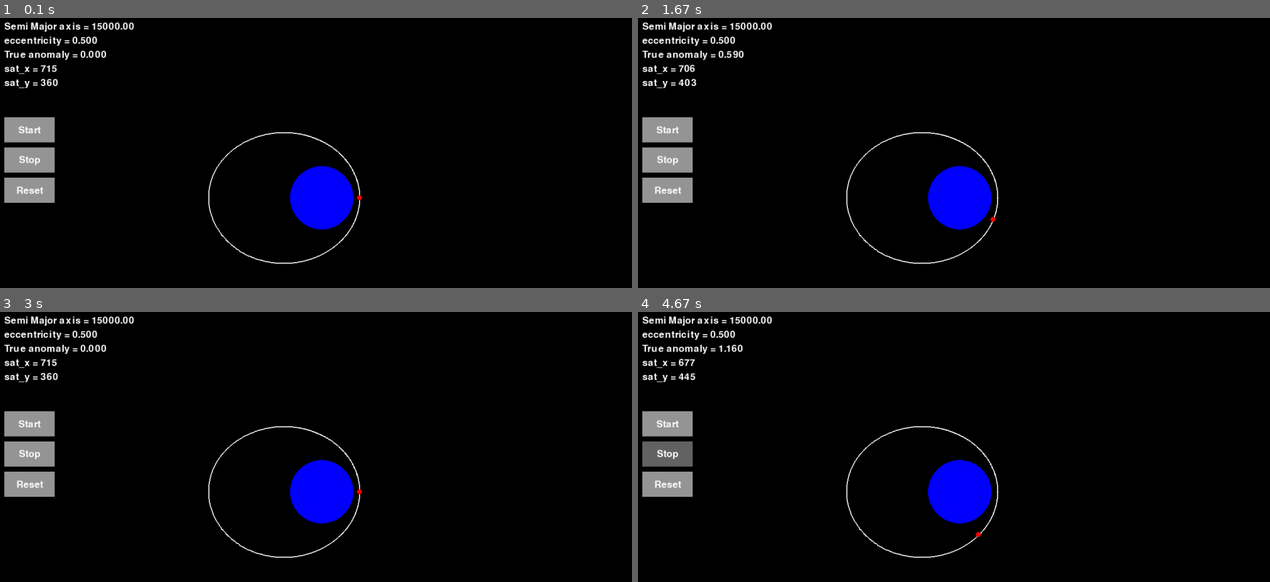
Above: before the commit, frames 1-4 (two rows, left to right).
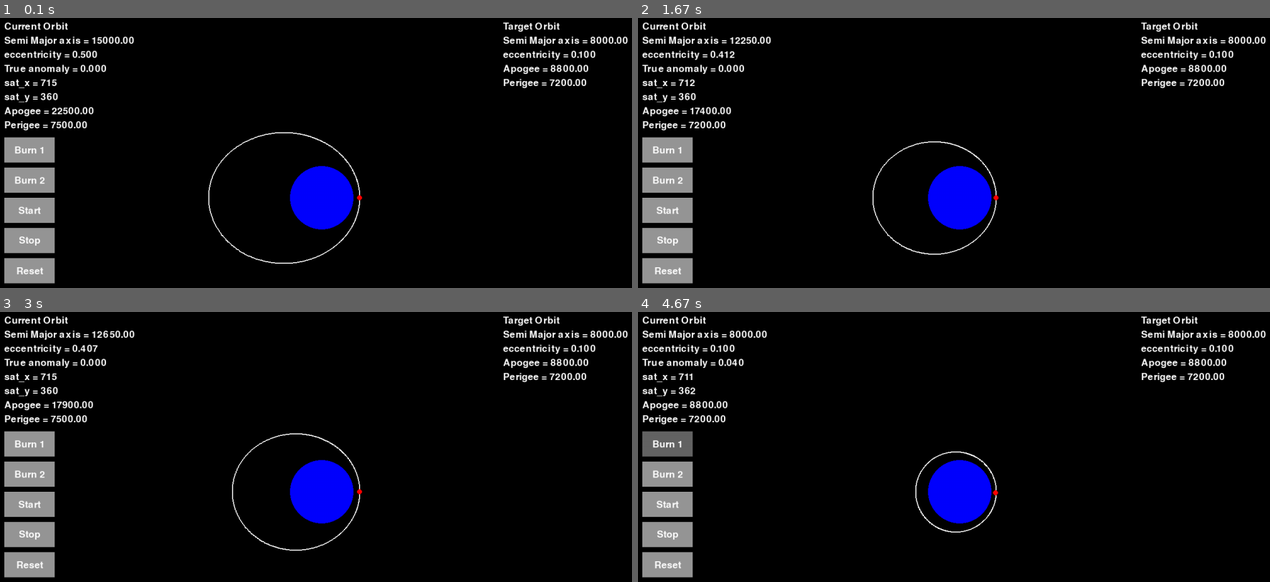
Above: after the commit, the same moments.

Repository: Vinayak2005917/Hohmann-Transfer-visualizer-using-pygame
Game: pygame game, started from main.py
The game is run twice, just before and just after one commit, with the same random seed, the same clock (stepped at 60 frames per second) and the same inputs.
Inputs (mouse positions are in pixels of both pictures, inside the frame that each line leads up to):
- Up to frame 1 (0.1 s): no input
- Up to frame 2 (1.67 s): click (669, 180) at 0.38 s, where only the run after the commit has a clickable "Burn 2"; press the mouse at (669, 150) at 0.7 s; move the mouse to (739, 136) at 0.8 s; release the mouse at (808, 126) at 0.93 s; click "Start" at 1.05 s; press the mouse at (669, 239) at 1.37 s; move the mouse to (808, 285) at 1.47 s; release the mouse at (outside the picture) at 1.6 s
- Up to frame 3 (3 s): press the mouse at (31, 474) at 1.7 s; move the mouse to (170, 506) at 1.8 s; release the mouse at (316, 541) at 1.93 s; press the mouse at (31, 565) at 2.03 s; move the mouse to (outside the picture) at 2.13 s; release the mouse at (outside the picture) at 2.27 s; press the mouse at (31, 444) at 2.37 s; move the mouse to (132, 438) at 2.47 s; release the mouse at (240, 436) at 2.6 s; press the mouse at (31, 503) at 2.7 s; move the mouse to (107, 511) at 2.8 s; release the mouse at (189, 522) at 2.93 s
- Up to frame 4 (4.67 s): press the mouse at (669, 474) at 3.03 s; move the mouse to (751, 514) at 3.13 s; release the mouse at (840, 557) at 3.27 s; click "Start" at 3.38 s; press the mouse at (669, 503) at 3.7 s; move the mouse to (777, 552) at 3.8 s; release the mouse at (outside the picture) at 3.93 s; click (669, 444) at 4.55 s, where only the run after the commit has a clickable "Burn 1"

The runs differ from the first frame. In frame 1, 6.5% of the frame differs, in the area x 0-100%, y 1-99%; in frame 2, 7.3%; in frame 3, 7.2%; in frame 4, 7.4%.

Commit message:
added the two hohmann transfer burns

Diff:
--- a/main.py
+++ b/main.py
@@ -13,17 +13,26 @@
 button_color = (150,150,150)
 button_hover_color = (100,100,100)
 
+#Burn 1 button
+Burn1_button_rect = pygame.Rect(10, 240, 100, 50)
+Burn1_button_text = font.render('Burn 1', True, (255, 255, 255))
+
+#Burn 2 button
+Burn2_button_rect = pygame.Rect(10, 300, 100, 50)
+Burn2_button_text = font.render('Burn 2', True, (255, 255, 255))
+
 #start button
-start_button_rect = pygame.Rect(10, 200, 100, 50)
+start_button_rect = pygame.Rect(10, 360, 100, 50)
 start_button_text = font.render('Start', True, (255, 255, 255))
 
 #stop button
-stop_button_rect = pygame.Rect(10, 260, 100, 50)
+stop_button_rect = pygame.Rect(10, 420, 100, 50)
 stop_button_text = font.render('Stop', True, (255, 255, 255))
 
 #reset button
-reset_button_rect = pygame.Rect(10, 320, 100, 50)
+reset_button_rect = pygame.Rect(10, 480, 100, 50)
 reset_button_text = font.render('Reset', True, (255, 255, 255))
+
 
 # Set up the display
 WIDTH, HEIGHT = 1280,720
@@ -37,6 +46,7 @@
 
 #orbits
 Orbit1 = Orbit(15000,0.5)
+Orbit2 = Orbit(8000,0.1)
 
 #True anomaly for the satellite
 theta = 0
@@ -50,7 +60,9 @@
 	y = int((r*np.sin(i)/100)+zeroy)
 	pointslist.append((x,y))
 
-run = False
+run_sat = False
+Burn1 = False
+Burn2 = False
 # Main loop
 running = True
 while running:
@@ -64,8 +76,6 @@
 	#earth
 	pygame.draw.circle(window, (0, 0, 255), (zerox, zeroy), earth_radius)
 
-	#Orbit
-	pygame.draw.polygon(window, (255, 255, 255), pointslist, width=2)
 
 	#Satellite
 	r = (Orbit1.semi_major_axis*(1-(Orbit1.eccentricity**2)))/(1+Orbit1.eccentricity*np.cos(theta))
@@ -73,30 +83,132 @@
 	sat_y = int((r*np.sin(theta)/100)+zeroy)
 
 	#updating the sat position
-	if run:
+	if run_sat:
 		time.sleep(0.01)
 		theta += 0.01
+
+	if Burn1:
+		theta = 0
+
+		# Recalculate current perigee/apogee first
+		current_perigee = Orbit1.semi_major_axis * (1 - Orbit1.eccentricity)
+		current_apogee = Orbit1.semi_major_axis * (1 + Orbit1.eccentricity)
+		Orbit1.apogee = current_apogee
+		Orbit1.perigee = current_perigee
+
+		if Orbit1.apogee > Orbit2.apogee:
+
+			# Decrease apogee gradually
+			increment = 100
+			new_apogee = current_apogee - increment
+
+			Orbit1.semi_major_axis = (current_perigee + new_apogee) / 2
+			Orbit1.eccentricity = (new_apogee - current_perigee) / (new_apogee + current_perigee)
+
+
+			pointslist = []
+			for i in range(0,628):
+				i = i / 100
+				r = (Orbit1.semi_major_axis*(1-(Orbit1.eccentricity**2)))/(1+Orbit1.eccentricity*np.cos(i))
+				x = int((r*np.cos(i)/100)+zerox)
+				y = int((r*np.sin(i)/100)+zeroy)
+				pointslist.append((x,y))
+		else:
+			Burn1 = False
+	if Burn2:
+		# Recalculate current perigee/apogee first
+		current_perigee = Orbit1.semi_major_axis * (1 - Orbit1.eccentricity)
+		current_apogee = Orbit1.semi_major_axis * (1 + Orbit1.eccentricity)
+		Orbit1.apogee = current_apogee
+		Orbit1.perigee = current_perigee
+
+		if Orbit1.perigee > Orbit2.perigee+10:#tolerance of 10
+			theta = 3.1415
+
+			# Decrease apogee gradually
+			increment = 100
+			new_perigee = current_perigee - increment
+
+			Orbit1.semi_major_axis = (new_perigee + current_apogee) / 2
+			Orbit1.eccentricity = (current_apogee - new_perigee) / (current_apogee + new_perigee)
+
+
+			pointslist = []
+			for i in range(0,628):
+				i = i / 100
+				r = (Orbit1.semi_major_axis*(1-(Orbit1.eccentricity**2)))/(1+Orbit1.eccentricity*np.cos(i))
+				x = int((r*np.cos(i)/100)+zerox)
+				y = int((r*np.sin(i)/100)+zeroy)
+				pointslist.append((x,y))
+		else:
+			Burn2 = False
+
+
+
+
+	pygame.draw.polygon(window, (255, 255, 255), pointslist, width=2)
 	pygame.draw.circle(window, (255, 0, 0), (sat_x,sat_y), 5)
 
 
 
-	# Live-updating text (top left)
-	text_lines = [
+	# Current Orbit
+	text_lines_current_orbit = [
+		"Current Orbit",
 		f"Semi Major axis = {Orbit1.semi_major_axis:.2f}",
 		f"eccentricity = {Orbit1.eccentricity:.3f}",
 		f"True anomaly = {theta:.3f}",
 		f"sat_x = {sat_x}",
-		f"sat_y = {sat_y}"
+		f"sat_y = {sat_y}",
+		f"Apogee = {Orbit1.apogee:.2f}",
+		f"Perigee = {Orbit1.perigee:.2f}"
 	]
-	for i, line in enumerate(text_lines):
+	for i, line in enumerate(text_lines_current_orbit):
 		text_surface = font.render(line, True, (255, 255, 255))
 		window.blit(text_surface, (10, 10 + i * 28))
+
+	#Target orbit
+	text_lines_target_orbit = [
+		"Target Orbit",
+		f"Semi Major axis = {Orbit2.semi_major_axis:.2f}",
+		f"eccentricity = {Orbit2.eccentricity:.3f}",
+		f"Apogee = {Orbit2.apogee:.2f}",
+		f"Perigee = {Orbit2.perigee:.2f}"
+
+	]
+	for i, line in enumerate(text_lines_target_orbit):
+		text_surface = font.render(line, True, (255, 255, 255))
+		window.blit(text_surface, (1000, 10 + i * 28))
+
+
+
+	# Burn 1 button
+	if Burn1_button_rect.collidepoint(mouse_pos):
+		pygame.draw.rect(window, button_hover_color, Burn1_button_rect)
+		if mouse_pressed[0]:
+			Burn1 = True
+			theta = 0
+	else:
+		pygame.draw.rect(window, button_color, Burn1_button_rect)
+	text_rect = Burn1_button_text.get_rect(center=Burn1_button_rect.center)
+	window.blit(Burn1_button_text, text_rect)
+
+
+	# Burn 2 button
+	if Burn2_button_rect.collidepoint(mouse_pos):
+		pygame.draw.rect(window, button_hover_color, Burn2_button_rect)
+		if mouse_pressed[0]:
+			Burn2 = True
+			theta = 3.1415
+	else:
+		pygame.draw.rect(window, button_color, Burn2_button_rect)
+	text_rect = Burn2_button_text.get_rect(center=Burn2_button_rect.center)
+	window.blit(Burn2_button_text, text_rect)
 
 	# Start button
 	if start_button_rect.collidepoint(mouse_pos):
 		pygame.draw.rect(window, button_hover_color, start_button_rect)
 		if mouse_pressed[0]:
-			run = True
+			run_sat = True
 	else:
 		pygame.draw.rect(window, button_color, start_button_rect)
 	text_rect = start_button_text.get_rect(center=start_button_rect.center)
@@ -106,7 +218,9 @@
 	if stop_button_rect.collidepoint(mouse_pos):
 		pygame.draw.rect(window, button_hover_color, stop_button_rect)
 		if mouse_pressed[0]:
-			run = False
+			run_sat = False
+			Burn1 = False
+			Burn2 = False
 	else:
 		pygame.draw.rect(window, button_color, stop_button_rect)
 	text_rect = stop_button_text.get_rect(center=stop_button_rect.center)
@@ -116,8 +230,19 @@
 	if reset_button_rect.collidepoint(mouse_pos):
 		pygame.draw.rect(window, button_hover_color, reset_button_rect)
 		if mouse_pressed[0]:
-			run = False
+			run_sat = False
 			theta = 0
+
+			Burn1 = False
+			Burn2 = False
+			Orbit1 = Orbit(15000,0.5)
+			pointslist = []
+			for i in range(0,628):
+				i = i / 100
+				r = (Orbit1.semi_major_axis*(1-(Orbit1.eccentricity**2)))/(1+Orbit1.eccentricity*np.cos(i))
+				x = int((r*np.cos(i)/100)+zerox)
+				y = int((r*np.sin(i)/100)+zeroy)
+				pointslist.append((x,y))
 	else:
 		pygame.draw.rect(window, button_color, reset_button_rect)
 	text_rect = reset_button_text.get_rect(center=reset_button_rect.center)
--- a/orbit.py
+++ b/orbit.py
@@ -2,5 +2,7 @@
     def __init__(self, semi_major_axis, eccentricity):
         self.semi_major_axis = semi_major_axis
         self.eccentricity = eccentricity
+        self.apogee = self.semi_major_axis * (1 + self.eccentricity)
+        self.perigee = self.semi_major_axis * (1 - self.eccentricity)
     def __str__(self):
         return f"Orbit with semi-major axis: {self.semi_major_axis}, eccentricity: {self.eccentricity}"
